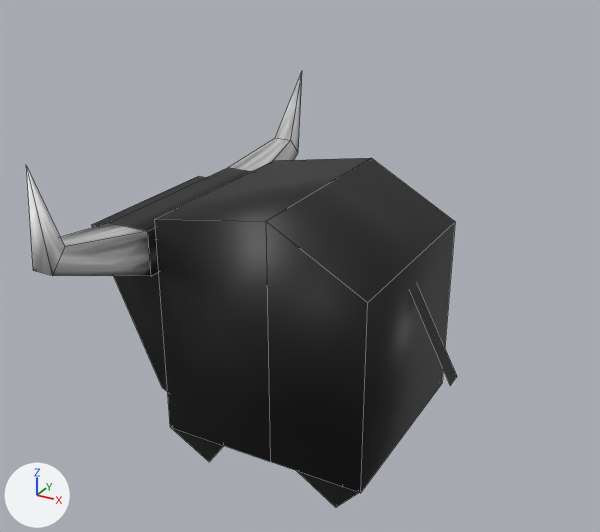
What one commit did to the FBX model Proyecto_Unity/Assets/Models/Animales/Vaca 03.fbx.
Before and after are seen from a 50 mm lens placed at (0.0376, -0.096, 0.0575), pointed at (-0.0028, -0.0226, 0.0208). The lights are fixed; the arrows at lower left show +X, +Y and +Z. Mesh edges are drawn as thin lines. Where no turn or scale is listed for an object, it has been applied to the vertices.

The first picture shows 'Vaca03'.
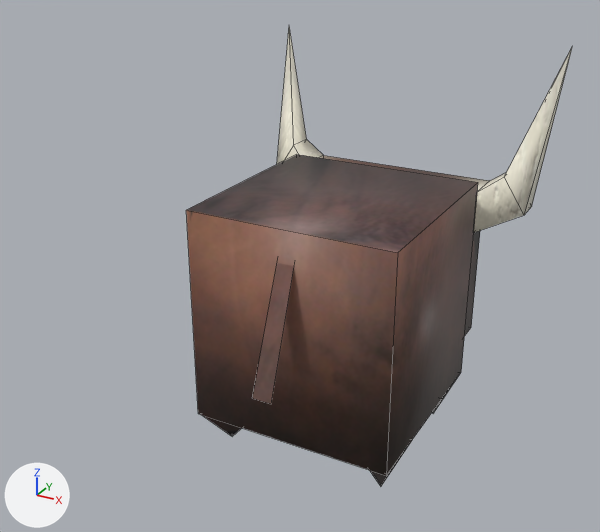
What differs and where, as boxes [x1, y1, x2, y2] in the pictures (600 x 532 px; the box of a moved part takes in the faces that stretch with it):
```json
{"object": "Vaca03", "change": "reshaped, moved", "before": [26, 73, 457, 507], "after": [186, 28, 572, 486], "on screen": "10% narrower"}
{"part": 1, "of": "me_vaca03", "change": "added", "after": [186, 155, 478, 476]}
{"part": 2, "of": "me_vaca03", "change": "rebuilt", "before": [172, 428, 223, 462], "after": [202, 415, 241, 436]}
{"part": 3, "of": "me_vaca03", "change": "rebuilt", "before": [297, 471, 359, 507], "after": [370, 439, 413, 486]}
{"part": 4, "of": "me_vaca03", "change": "added", "after": [277, 28, 572, 232]}
{"part": 5, "of": "me_vaca03", "change": "deleted", "before": [26, 73, 302, 276]}
{"part": 6, "of": "me_vaca03", "change": "deleted", "before": [91, 176, 206, 391], "on screen": "black"}
{"part": 7, "of": "me_vaca03", "change": "deleted", "before": [411, 286, 457, 385], "on screen": "black"}
{"part": 8, "of": "me_vaca03", "change": "moved or reshaped", "before": [155, 158, 455, 493], "after": [253, 231, 480, 413]}
```

Scene script edits in JSON lines:
```json
{"block": "me_vaca03", "where": "# used by ob_vaca03; location = (0.0, -0.0222, 0.0)"}
{"op": "remove", "block": "me_vaca03", "code": "me_vaca03.from_pydata(...)  # 58 vertices, 47 faces; spans x -0.0231..0.0156, y -0.0251..0.0239, z -0.0012..0.0369"}
{"op": "add", "block": "me_vaca03", "code": "me_vaca03.from_pydata(...)  # 54 vertices, 43 faces; spans x -0.0182..0.0183, y -0.0192..0.0189, z -0.0012..0.0426"}
{"block": "me_vaca03", "change": "me_vaca03 part 1: a new loose piece, a box spanning x -0.0117..0.0118, y -0.0143..0.0092, z 0.0035..0.0283, in mat_vaca__vacas_uvs_png (picture img_vacas_uvs_png)"}
{"block": "me_vaca03", "change": "me_vaca03 part 2: the loose piece of 4 vertices spanning x -0.0128..-0.0057, y -0.0123..-0.0062, z -0.0012..0.0035 is rebuilt with 4 vertices and now spans x -0.0117..-0.0056, y -0.0141..-0.007, z -0.0012..0.0035"}
{"block": "me_vaca03", "change": "me_vaca03 part 3: the loose piece of 4 vertices spanning x 0.0034..0.0104, y -0.0123..-0.0062, z -0.0012..0.0035 is rebuilt with 4 vertices and now spans x 0.0056..0.0118, y -0.0141..-0.007, z -0.0012..0.0035"}
{"block": "me_vaca03", "change": "me_vaca03 part 4: a new loose piece of 18 vertices spanning x -0.0182..0.0183, y 0.0106..0.0189, z 0.0216..0.0426, in mat_vaca__vacas_uvs_png (picture img_vacas_uvs_png)"}
{"block": "me_vaca03", "change": "me_vaca03 part 5: the loose piece of 18 vertices spanning x -0.0193..-0.0143, y -0.0251..0.0239, z 0.0216..0.0369 is deleted"}
{"block": "me_vaca03", "change": "me_vaca03 part 6: the loose piece of 8 vertices spanning x -0.0231..-0.0113, y -0.0106..0.0094, z 0.0053..0.0253 is deleted"}
{"block": "me_vaca03", "change": "me_vaca03 part 7: the loose piece of 4 vertices spanning x 0.0099..0.0156, y -0.0017..0.0005, z 0.0117..0.0226 is deleted"}
{"block": "me_vaca03", "change": "me_vaca03 part 8"}
{"block": "me_vaca03", "change": "12 vertices are removed from x -0.0129..0.0106, y -0.0123..0.0112, z 0.0035..0.0305"}
{"block": "me_vaca03", "change": "10 faces are deleted"}
{"block": "me_vaca03", "change": "16 vertices are added at x -0.01..0.0118, y -0.0192..0.018, z -0.0012..0.0267"}
{"block": "me_vaca03", "change": "9 new faces join them"}
{"op": "set", "path": "ob_vaca03.location", "old": "(0.0, -0.0222, 0.0)", "new": "(0.0, -0.0165, 0.0)"}
```
